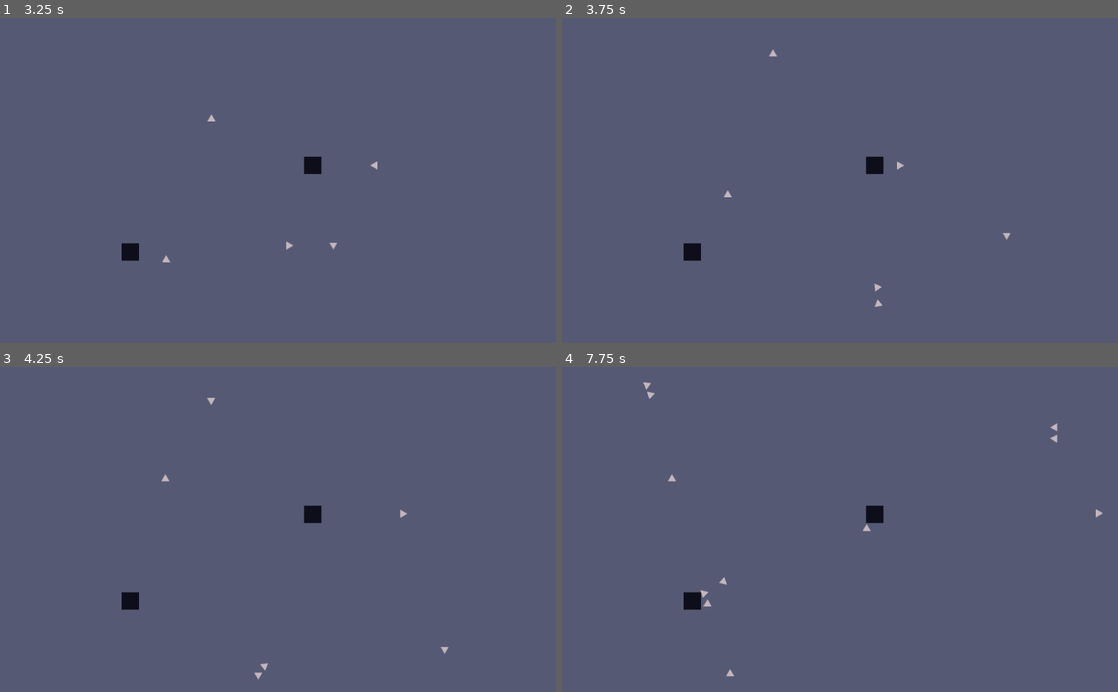
Above: before the commit, frames 1-4 (two rows, left to right).
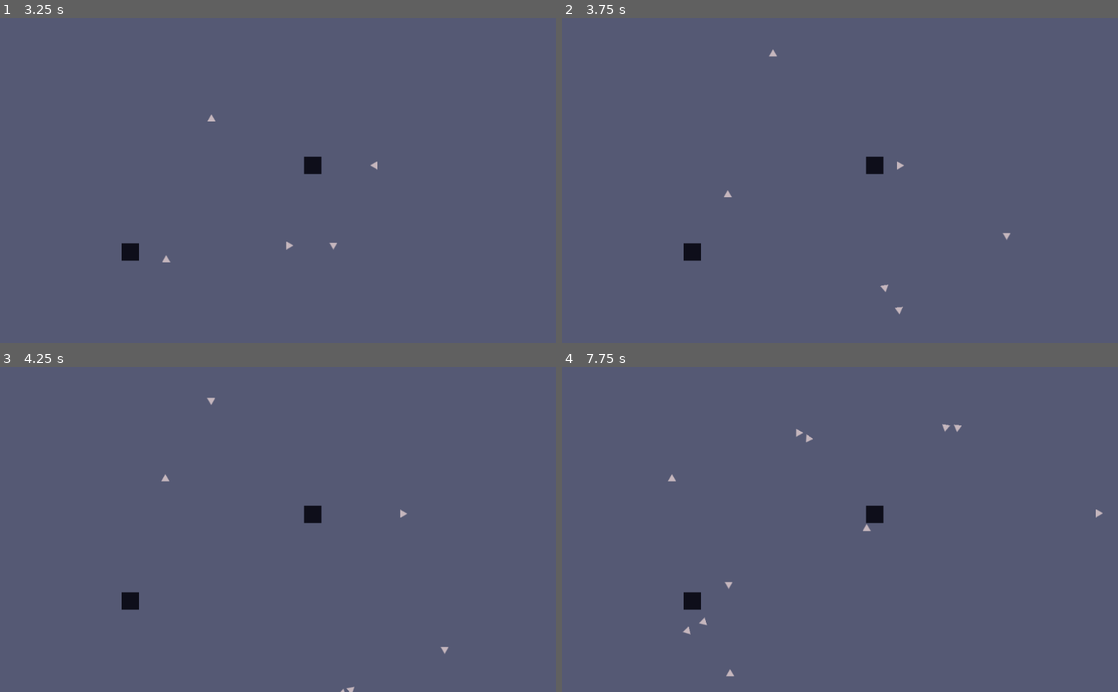
Above: after the commit, the same moments.

Repository: viniciusgerevini/godot-boids
Game: Godot game, scene res://main.tscn
Two runs of this game, one before a commit and one after it. Both use one fixed random seed, a clock stepped at 60 frames per second and the inputs below.
Inputs (mouse positions are in pixels of both pictures, inside the frame that each line leads up to):
- Up to frame 1 (3.25 s): move the mouse to (400, 164) at 0.52 s; click (400, 164) at 0.67 s; move the mouse to (166, 196) at 1.27 s; click (166, 196) at 1.42 s; move the mouse to (333, 109) at 2.02 s; click (333, 109) at 2.17 s; move the mouse to (250, 245) at 2.77 s; click (250, 245) at 2.92 s
- Up to frame 2 (3.75 s): move the mouse to (1006, 229) at 3.52 s; click (1006, 229) at 3.67 s
- Up to frame 3 (4.25 s): no input
- Up to frame 4 (7.75 s): move the mouse to (673, 480) at 4.27 s; click (673, 480) at 4.42 s; move the mouse to (867, 529) at 5.02 s; click (867, 529) at 5.17 s; move the mouse to (756, 448) at 5.77 s; click (756, 448) at 5.92 s; move the mouse to (962, 513) at 6.52 s; click (962, 513) at 6.67 s; move the mouse to (728, 545) at 7.27 s; click (728, 545) at 7.42 s

Frame 1 is identical in both runs. In frame 2, less than 0.1% of the frame differs, in the area x 56-62%, y 81-92%; in frame 3, less than 0.1%; in frame 4, 0.3%, in the area x 14-90%, y 4-83%.

Commit message:
add docs

Diff:
--- a/boid.gd
+++ b/boid.gd
@@ -1,4 +1,12 @@
 extends KinematicBody2D
+
+# these weights where defined through
+# trial and error. You can play with them
+# to check how they affect the flock.
+const SEPARATION_WEIGHT = 0.5
+const ALIGNMENT_WEIGHT = 0.5
+const COHESION_WEIGHT = 0.1
+
 
 var _max_speed = 2
 var _speed = 2
@@ -17,10 +25,15 @@
 	else:
 		_direction = _flock_direction()
 
+
+# Inverts the direction when hitting a collider.
+# This implementation handles colliding with Tilemaps specifically.
 func _collision_reaction_direction(collision):
 	return (collision.position - collision.normal).direction_to(self.position)
 
 
+# This function is pretty much all you need for calculating
+# the flocking movement
 func _flock_direction():
 	var separation = Vector2()
 	var heading = _direction
@@ -42,7 +55,12 @@
 		var center_speed = _max_speed * self.position.distance_to(cohesion) / $detection_radius/CollisionShape2D.shape.radius
 		cohesion = center_direction * center_speed
 
-	return (_direction + separation * 0.5 + heading * 0.5 + cohesion * 0.5).clamped(_max_speed)
+	return (
+		_direction +
+		separation * SEPARATION_WEIGHT +
+		heading * ALIGNMENT_WEIGHT +
+		cohesion * COHESION_WEIGHT
+	).clamped(_max_speed)
 
 
 func get_direction():
--- a/main.gd
+++ b/main.gd
@@ -2,6 +2,7 @@
 
 const Boid = preload("res://boid.tscn")
 
+# add a boid on mouse click
 func _unhandled_input(event):
 	if event is InputEventMouseButton and  event.button_index == BUTTON_LEFT and event.pressed:
 		_create_boid()
Binary file added: flocking_sample.gif
Not shown, added: LICENSE
Not shown, added: README.md
